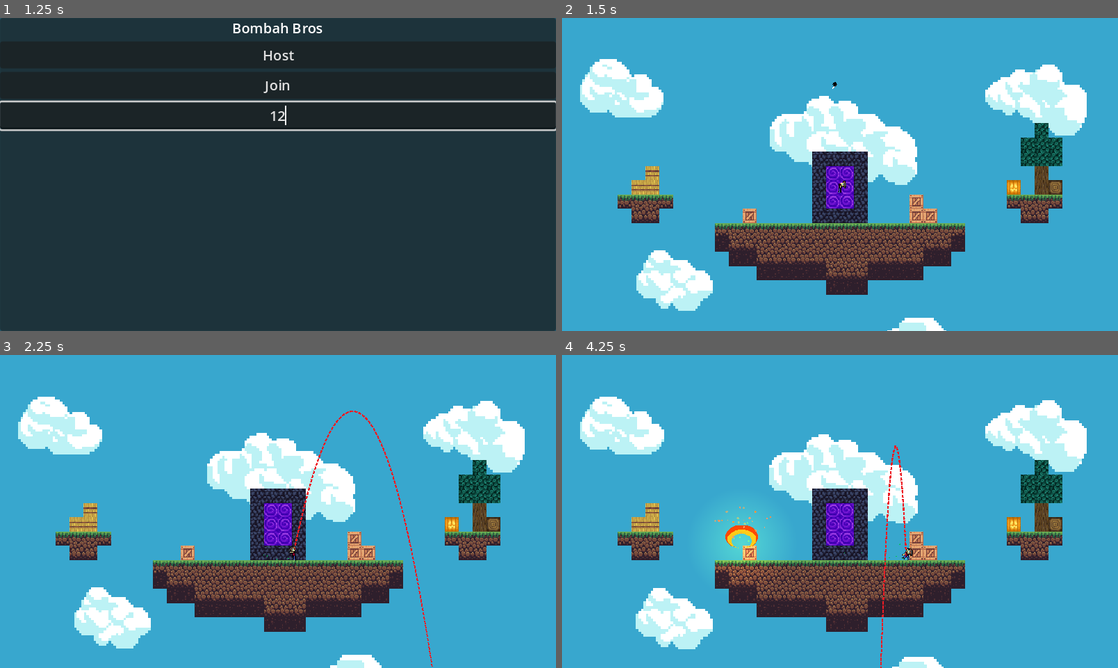
Above: before the commit, frames 1-4 (two rows, left to right).
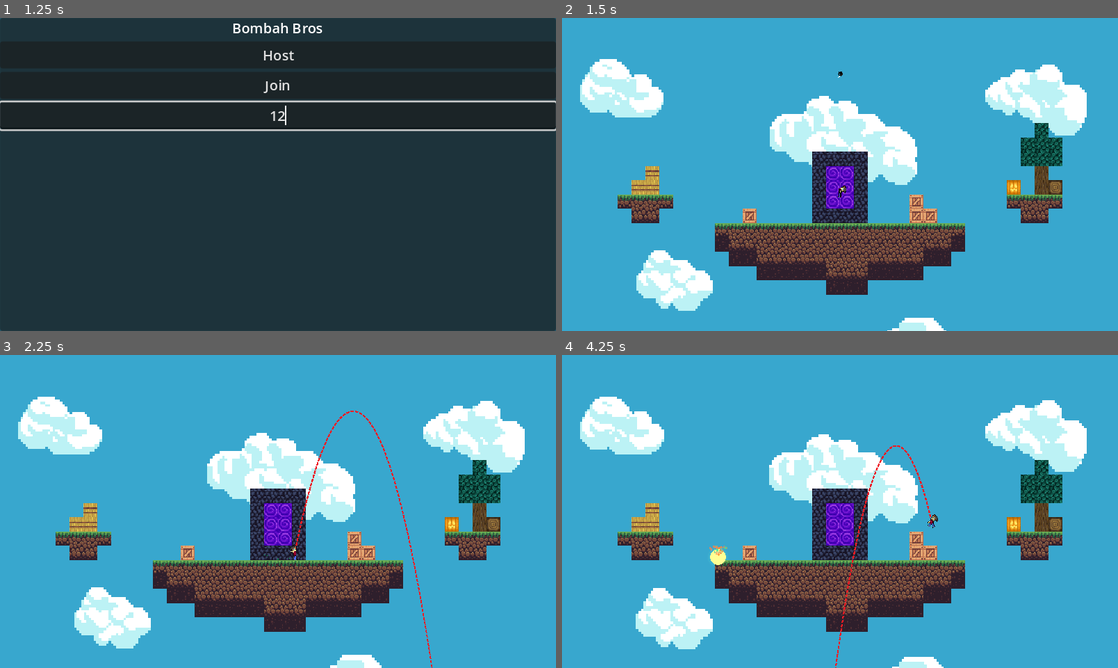
Above: after the commit, the same moments.

Repository: jaydensipe/Bombah-Bros
Game: Godot game, scene res://Global/Game.tscn
The game is run twice, just before and just after one commit, with the same random seed, the same clock (stepped at 60 frames per second) and the same inputs.
Inputs (mouse positions are in pixels of both pictures, inside the frame that each line leads up to):
- Up to frame 1 (1.25 s): click (278, 115) at 0.52 s; type "12" at 0.6 s
- Up to frame 2 (1.5 s): click "Host" at 1.25 s
- Up to frame 3 (2.25 s): move the mouse to (400, 495) at 2.02 s; press the mouse at (400, 495) at 2.03 s; hold D (Right) from 2.03 s (still down)
- Up to frame 4 (4.25 s): tap Space (Jump) at 2.27, 2.3, 2.57, 2.85, 3.02, 3.32, 3.8 s; move the mouse to (728, 527) at 2.77 s; release D (Right) at 2.78 s; release the mouse at (728, 527) at 2.78 s; hold A (Left) 2.78-3.53 s; click (728, 527) at 3.05 s; move the mouse to (895, 442) at 3.52 s; press the mouse at (895, 442) at 3.53 s; hold D (Right) from 3.53 s (still down)

Frame 1 is identical in both runs. In frame 2, less than 0.1% of the frame differs, in the area x 48-52%, y 17-58%; in frame 3, 0.3%; in frame 4, 1.9%, in the area x 26-68%, y 28-100%.

Commit message:
Reworked player movement and knock back

Diff:
--- a/Entities/Bomb/Bomb.gd
+++ b/Entities/Bomb/Bomb.gd
@@ -6,7 +6,17 @@
 @export var bomb_damage: float = 35.0
 @onready var bomb_sprite: Sprite2D = $Sprite2D
 @onready var explosion_radius: Area2D = $ExplosionRadius
+@onready var collision_detection: Area2D = $CollisionDetection
 @onready var explosion_vfx = preload("res://Entities/VFX/Explosion/Explosion.tscn")
+
+func _ready():
+	enable_collision_when_thrown.rpc()
+
+@rpc("any_peer", "call_local")
+func enable_collision_when_thrown():
+	await get_tree().create_timer(0.05).timeout
+	collision_detection.set_collision_mask_value(2, true)
+	set_collision_mask_value(2, true)
 
 func _physics_process(delta):
 	move(delta)
@@ -20,14 +30,14 @@
 func explode() -> void:
 	if (not is_multiplayer_authority()): return
 
-#	TODO: Readd collision mask
 	var players_affected: Array = explosion_radius.get_overlapping_bodies()
 	var space_state: PhysicsDirectSpaceState2D = get_world_2d().direct_space_state
 	for player in players_affected:
 		var result = space_state.intersect_ray(PhysicsRayQueryParameters2D.create(self.global_position, player.global_position, self.collision_mask))
 		if (result && result.collider.is_in_group("Player")):
-			player.take_damage.rpc_id(player.get_multiplayer_authority(), bomb_damage, \
-				player.global_transform.origin.direction_to(self.global_transform.origin).normalized())
+			var distance: float = player.global_position.distance_to(self.global_position)
+			player.take_damage.rpc_id(player.get_multiplayer_authority(), bomb_damage * PhysicsUtil.inverse_square_law(distance) * 100.0, \
+				player.global_position.direction_to(self.global_position).normalized())
 
 func bomb_effects(body) -> void:
 	if (body is TileMap):
@@ -44,9 +54,6 @@
 	var vfx: Node2D = explosion_vfx.instantiate()
 	add_child(vfx)
 
-
-
-
 func _on_collision_detection_body_entered(body):
 	bomb_effects(body)
 	explode.rpc()
--- a/Entities/Bomb/Bomb.tscn
+++ b/Entities/Bomb/Bomb.tscn
@@ -17,8 +17,9 @@
 
 [node name="Bomb" type="CharacterBody2D"]
 collision_layer = 4
-collision_mask = 3
+platform_floor_layers = 4294967289
 script = ExtResource("1_x7y6g")
+bomb_damage = 125.0
 
 [node name="CollisionShape2D" type="CollisionShape2D" parent="."]
 position = Vector2(-1, 0)
@@ -37,7 +38,7 @@
 shape = SubResource("CircleShape2D_rtyc0")
 
 [node name="ExplosionRadius" type="Area2D" parent="."]
-scale = Vector2(1.5, 1.5)
+scale = Vector2(2.3, 2.3)
 collision_layer = 0
 collision_mask = 2
 
--- a/Entities/Player/Player.gd
+++ b/Entities/Player/Player.gd
@@ -1,14 +1,16 @@
-extends RigidBody2D
+extends CharacterBody2D
 class_name Player
 
 # Player configuration
 var health: float = 0.0
 var gravity: float = ProjectSettings.get_setting("physics/2d/default_gravity")
+@export var vel: Vector2 = Vector2.ZERO
 @export var throw_power: float = MAX_THROW_POWER
 @export var speed: int = 150
 @export var jump_height: int = -300
 @export_range(0.0, 1.0) var friction: float = 0.1
 @export_range(0.0 , 1.0) var acceleration: float = 0.25
+@export_range(0.0 , 1.0) var air_acceleration: float = 0.05
 @export var player_state: PLAYER_STATES = PLAYER_STATES.IDLE
 
 const MAX_THROW_POWER = 150.0
@@ -19,7 +21,6 @@
 @onready var anim_state_machine: AnimationNodeStateMachinePlayback = $Animation/AnimationTree.get("parameters/playback")
 @onready var body = $Body
 @onready var head = $Body/Head
-@onready var floor_detector = $FloorDetector
 @onready var bomb_throw_location = $Body/BombSpawnPoint
 @onready var walk_particles = $VFX/WalkParticles
 @onready var aim_line = $VFX/AimLine
@@ -31,46 +32,50 @@
 	set_multiplayer_authority(str(name).to_int())
 
 func _process(delta):
+	if (not is_multiplayer_authority()): return
+
 	display_aim_line(delta)
 
-func _physics_process(_delta) -> void:
+func _physics_process(delta) -> void:
 	if (not is_multiplayer_authority()): return
 
+	move_player(delta)
 	hold_throw()
 
-func _integrate_forces(state):
-	if (not is_multiplayer_authority()): return
-
-	move_player(state)
-
-func move_player(_state) -> void:
+func move_player(delta) -> void:
 	# Floor detection
-	if !floor_detector.is_colliding():
+	if !is_on_floor():
 		set_player_state.rpc(PLAYER_STATES.IN_AIR)
 	else:
 		set_player_state.rpc(PLAYER_STATES.ON_GROUND)
 
+	# Apply gravity
+	velocity.y += gravity * delta
+	vel.x = velocity.x
 	flip_body()
 
 	# Moving
 	var dir = Input.get_axis("Left", "Right")
-	if dir != 0:
-		set_axis_velocity(Vector2(lerp(linear_velocity.x, dir * speed, acceleration), 0))
+
+	if (player_state == PLAYER_STATES.IN_AIR):
+		velocity.x = lerp(velocity.x, dir * speed, air_acceleration)
+	elif dir != 0:
+		velocity.x = lerp(velocity.x, dir * speed, acceleration)
 	else:
-		set_axis_velocity(Vector2(lerp(linear_velocity.x, 0.0, friction), 0))
+		velocity.x = lerp(velocity.x, 0.0, friction)
+		set_player_state.rpc(PLAYER_STATES.IDLE)
 
-		if (player_state == PLAYER_STATES.ON_GROUND):
-			set_player_state.rpc(PLAYER_STATES.IDLE)
+	move_and_slide()
 
 	# Jumping
 	if Input.is_action_just_pressed("Jump") and (player_state == PLAYER_STATES.ON_GROUND or player_state == PLAYER_STATES.IDLE):
 		set_player_state.rpc(PLAYER_STATES.IN_AIR)
-		apply_central_impulse(Vector2.UP * jump_height);
+		velocity.y = jump_height
 
 @rpc("any_peer", "call_local")
 func take_damage(damage_dealt: float, damage_pos: Vector2) -> void:
 	health += damage_dealt
-	apply_central_impulse(damage_pos * (-1 * health))
+	velocity += damage_pos * (-1 * health)
 
 func hold_throw() -> void:
 	if (Input.is_action_just_released("Hold_Attack")):
@@ -127,7 +132,7 @@
 			walk_particles.set_deferred("emitting", true)
 
 			anim_state_machine.travel("RunningAndSpinning")
-			anim_tree.set("parameters/RunningAndSpinning/RunTimeScale/scale", linear_velocity.x * 0.06)
+			anim_tree.set("parameters/RunningAndSpinning/RunTimeScale/scale", vel.x * 0.06)
 			anim_tree.set("parameters/RunningAndSpinning/RunSpinBlend/blend_amount", 0.0)
 		PLAYER_STATES.THROWING:
 			throw_power = clampf(throw_power - 2.0, 0.0, MAX_THROW_POWER)
--- a/Entities/Player/Player.tscn
+++ b/Entities/Player/Player.tscn
@@ -7,9 +7,6 @@
 [ext_resource type="Texture2D" uid="uid://3skr0upcqmhm" path="res://Assets/Characters/bombbill_leg.png" id="3_shv2m"]
 [ext_resource type="Texture2D" uid="uid://cqowa1rbud2kr" path="res://Assets/Characters/bombbill_arm.png" id="5_qp5ub"]
 [ext_resource type="Texture2D" uid="uid://i2xlmhqbqjkg" path="res://Assets/VFX/line.png" id="7_qafpr"]
-
-[sub_resource type="PhysicsMaterial" id="PhysicsMaterial_1eufr"]
-friction = 0.0
 
 [sub_resource type="ShaderMaterial" id="ShaderMaterial_8d3vx"]
 shader = ExtResource("1_44idu")
@@ -189,27 +186,25 @@
 properties/4/path = NodePath(".:acceleration")
 properties/4/spawn = true
 properties/4/sync = true
-properties/5/path = NodePath(".:linear_velocity")
+properties/5/path = NodePath("Body:scale")
 properties/5/spawn = true
 properties/5/sync = true
-properties/6/path = NodePath("Body:scale")
+properties/6/path = NodePath(".:throw_power")
 properties/6/spawn = true
 properties/6/sync = true
-properties/7/path = NodePath(".:throw_power")
+properties/7/path = NodePath(".:vel")
 properties/7/spawn = true
 properties/7/sync = true
 
-[node name="Player" type="RigidBody2D" groups=["Player"]]
+[node name="Player" type="CharacterBody2D" groups=["Player"]]
 z_index = 1
 collision_layer = 2
-physics_material_override = SubResource("PhysicsMaterial_1eufr")
-gravity_scale = 0.75
-continuous_cd = 2
-lock_rotation = true
+collision_mask = 3
+platform_floor_layers = 4294967291
 script = ExtResource("1_kruu1")
-jump_height = 300
 friction = 0.4
 acceleration = 0.1
+air_acceleration = 0.025
 metadata/_edit_group_ = true
 
 [node name="Body" type="Sprite2D" parent="."]
@@ -286,9 +281,5 @@
 position = Vector2(0, 0.5)
 shape = SubResource("RectangleShape2D_y6whm")
 
-[node name="FloorDetector" type="RayCast2D" parent="."]
-position = Vector2(0, -1)
-target_position = Vector2(0, 11)
-
 [node name="MultiplayerSynchronizer" type="MultiplayerSynchronizer" parent="."]
 replication_config = SubResource("SceneReplicationConfig_ammij")
--- a/Utils/PhysicsUtil.gd
+++ b/Utils/PhysicsUtil.gd
@@ -13,3 +13,9 @@
 	linear_velocity.x = displacement.x / float(time_up + time_down)
 
 	return linear_velocity
+
+# Used to calculate falloff distance
+static func inverse_square_law(distance: float):
+	if (distance == 0): return
+
+	return 1 / pow(distance, 2)
Not shown: 1 places in Entities/Player/Player.tscn that only renumber resources
